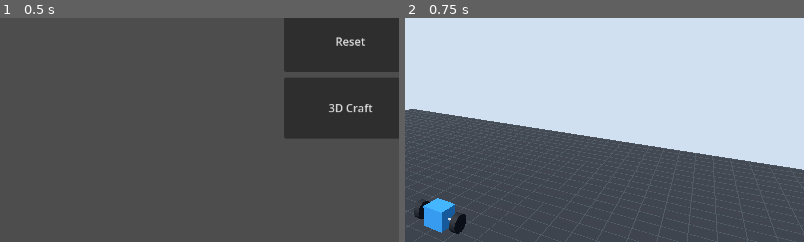
Above: before the commit, frames 1-2 (left to right).
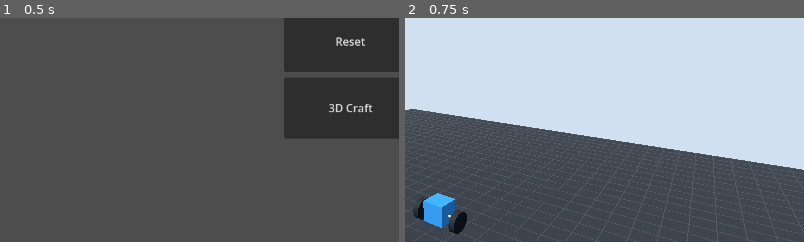
Above: after the commit, the same moments.

Repository: bundai223/game-poc
Game: Godot game, scene res://experiments/draw_physics/main.tscn
Same seed, same stepped clock (60 frames per second), same inputs: the game is played once before the commit and once after it.
Inputs:
- Up to frame 1 (0.5 s): no input
- Up to frame 2 (0.75 s): click "3D Craft" at 0.5 s
The pictures show only the part of the screen within x 46-96%, y 4-54%; the shares and areas given below are measured in that part.

Frame 1 is identical in both runs. In frame 2, 0.6% of the frame differs, in the area x 2-16%, y 78-97%.

Commit message:
Stabilize vehicle craft driving physics

Diff:
--- a/experiments/vehicle_craft/main.gd
+++ b/experiments/vehicle_craft/main.gd
@@ -63,6 +63,9 @@
 		var speed := throttle * 10.0 + steering * 5.0 * signf(part.transform.origin.x - center_x)
 		hinge.set_param(HingeJoint3D.PARAM_MOTOR_TARGET_VELOCITY, speed)
 		hinge.set_flag(HingeJoint3D.FLAG_ENABLE_MOTOR, absf(speed) > 0.1)
+	# shortcut: chassis force supplements wheel motors, replace with tire forces if traction fidelity matters.
+	_chassis.apply_central_force(Vector3(0, 0, -throttle * 6.0))
+	_chassis.apply_torque(Vector3.UP * steering)
 	if _chassis != null:
 		var target := _chassis.global_position + Vector3(0, 0.5, 0)
 		$Camera3D.position = target + Vector3(7, 6, 9)
@@ -202,7 +205,7 @@
 
 
 func _place_part(hit_position: Vector3, kind: String) -> void:
-	var cell := Vector3(roundf(hit_position.x / GRID_SIZE), 0.5 if kind == "block" else 0.45, roundf(hit_position.z / GRID_SIZE))
+	var cell := Vector3(roundf(hit_position.x / GRID_SIZE), 0.75 if kind == "block" else 0.5, roundf(hit_position.z / GRID_SIZE))
 	for part in _vehicle.parts:
 		if Vector2(part.transform.origin.x, part.transform.origin.z).distance_to(Vector2(cell.x, cell.z)) < 0.1:
 			_update_status("その場所にはすでに部品があります")
--- a/experiments/vehicle_craft/vehicle_adapter.gd
+++ b/experiments/vehicle_craft/vehicle_adapter.gd
@@ -95,8 +95,8 @@
 		visual.material_override = _material(Color(1.0, 0.64, 0.18) if selected else Color(0.2, 0.62, 0.92))
 	else:
 		var tire := CylinderMesh.new()
-		tire.top_radius = 0.45
-		tire.bottom_radius = 0.45
+		tire.top_radius = 0.5
+		tire.bottom_radius = 0.5
 		tire.height = 0.28
 		visual.mesh = tire
 		visual.rotation.z = PI / 2.0
@@ -113,7 +113,7 @@
 		collision.shape = box
 	else:
 		var tire := CylinderShape3D.new()
-		tire.radius = 0.45
+		tire.radius = 0.5
 		tire.height = 0.28
 		collision.shape = tire
 		collision.rotation.z = PI / 2.0
--- a/experiments/vehicle_craft/vehicle_data.gd
+++ b/experiments/vehicle_craft/vehicle_data.gd
@@ -8,9 +8,9 @@
 
 static func create_starter():
 	var vehicle = new()
-	vehicle.add_part(PartData.new("block-1", Transform3D(Basis.IDENTITY, Vector3(0, 0.5, 0)), "block"))
-	vehicle.add_part(PartData.new("wheel-1", Transform3D(Basis.IDENTITY, Vector3(-1, 0.45, 0)), "wheel"))
-	vehicle.add_part(PartData.new("wheel-2", Transform3D(Basis.IDENTITY, Vector3(1, 0.45, 0)), "wheel"))
+	vehicle.add_part(PartData.new("block-1", Transform3D(Basis.IDENTITY, Vector3(0, 0.75, 0)), "block"))
+	vehicle.add_part(PartData.new("wheel-1", Transform3D(Basis.IDENTITY, Vector3(-1, 0.5, 0)), "wheel"))
+	vehicle.add_part(PartData.new("wheel-2", Transform3D(Basis.IDENTITY, Vector3(1, 0.5, 0)), "wheel"))
 	vehicle.add_connection("block-1", "wheel-1", "hinge")
 	vehicle.add_connection("block-1", "wheel-2", "hinge")
 	return vehicle
--- a/tests/test_vehicle_craft.gd
+++ b/tests/test_vehicle_craft.gd
@@ -66,7 +66,7 @@
 	assert_object(block).is_not_null()
 	demo._selected_id = block.id
 	demo._move_selected(Vector3(0, 0, -1))
-	assert_bool(block.transform.origin.is_equal_approx(Vector3(0, 0.5, -1))).is_true()
+	assert_bool(block.transform.origin.is_equal_approx(Vector3(0, 0.75, -1))).is_true()
 	demo._place_part(Vector3(1, 0, -1), "wheel")
 	var wheel
 	for part in demo._vehicle.parts:
Not shown, added: raw/issues/2026-11-12_11/vehicle-craft-driving-axis.md
Not shown, added: raw/issues/2026-11-12_11/vehicle-craft-driving-correction.md
Not shown, changed: wiki/pages/experiments/3D物理クラフト.md
Not shown, changed: wiki/pages/experiments/log.md
